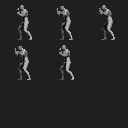
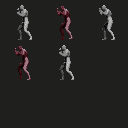
Layers edited between the first and the second 128px x 128px image:
painted on "Male_spritesheet_punch_2.png copy #4" over [14, 46, 31, 80]
painted on "Male_spritesheet_punch_2.png copy #3" over [56, 6, 73, 40]
